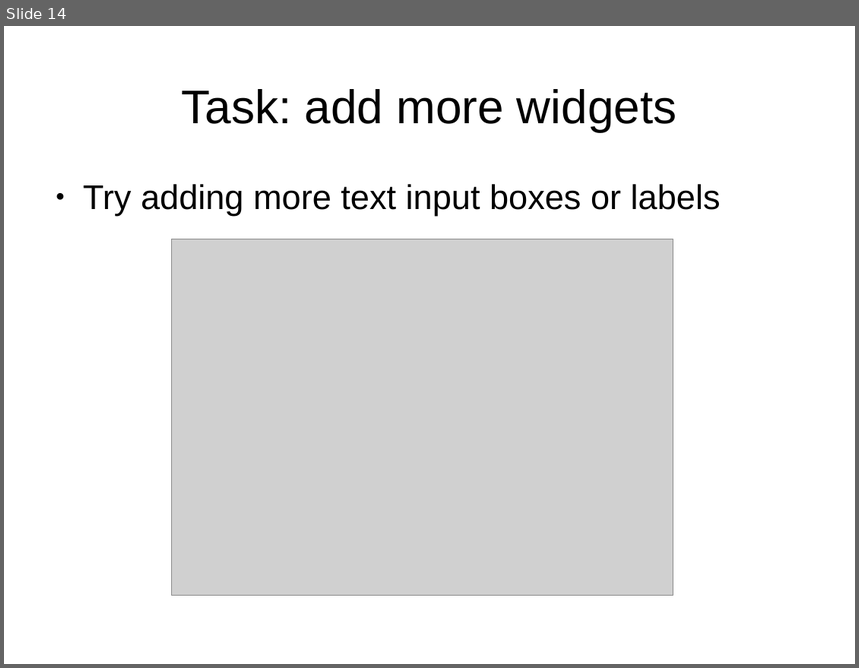
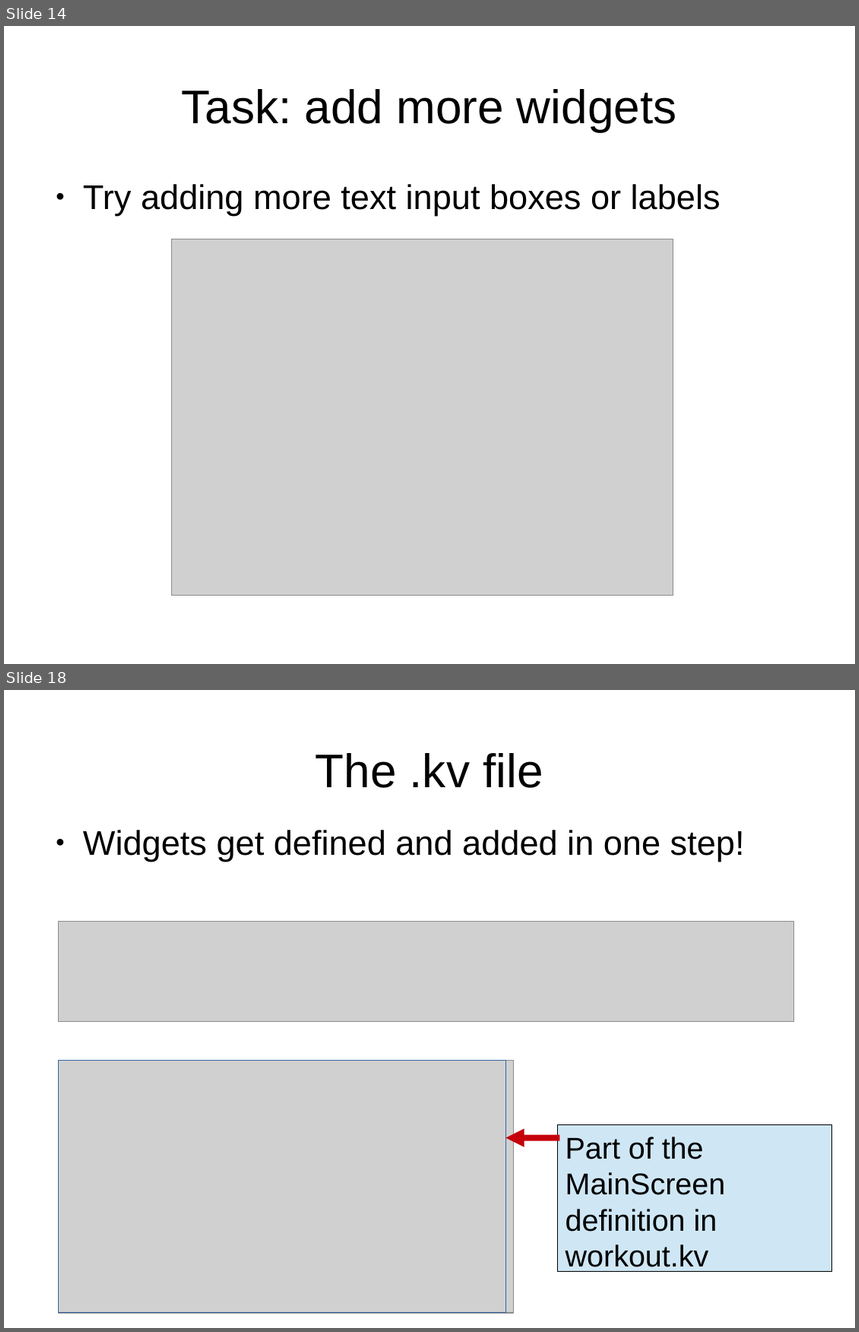
Before and after one commit to adasilva/intro_kivy, a slide deck: intro_kivy.odp. Shown one above the other, each under a label of ours: slide 14 before the commit, slides 14 and 18 after it; the slides between them are not shown. The pictures are 859x668 and 859x1332 pixels, drawn with LibreOffice and Linux fonts; fonts in the diff are those of the drawing; grey boxes stand for pictures. Boxes give left, top, right and bottom in pixels: in the first picture for what was removed or moved away, otherwise in the second. Text is boxed around its words. In the diff, an @@ line names an element or a change of style, - is before the commit and + after.

```diff
--- a/intro_kivy.odp
+++ b/intro_kivy.odp
@@ slide 18 added at (4, 690, 855, 1328), background #FFFFFF @@
@@ title added at (316, 753, 543, 788), 44 pt, text #000000 @@
+The .kv file
@@ text added at (83, 830, 745, 862), 32 pt, text #000000 @@
+● Widgets get defined and added in one step!
@@ picture added at (58, 922, 794, 1022) @@
@@ picture added at (59, 1061, 514, 1313) @@
@@ rectangle added at (59, 1061, 506, 1313), outline #3465A4 0 pt @@
@@ arrow added from (560, 1138) to (506, 1138), #C5000B 5.75 pt @@
@@ rectangle added at (558, 1125, 832, 1272), fill #CFE7F5, outline #000000 0 pt @@
@@ text added at (566, 1137, 726, 1273), 28 pt, text #000000 @@
+Part of the MainScreen definition in workout.kv
```
Also in this commit, not shown: 7 other slides added, 1 slide removed, 2 other files.
